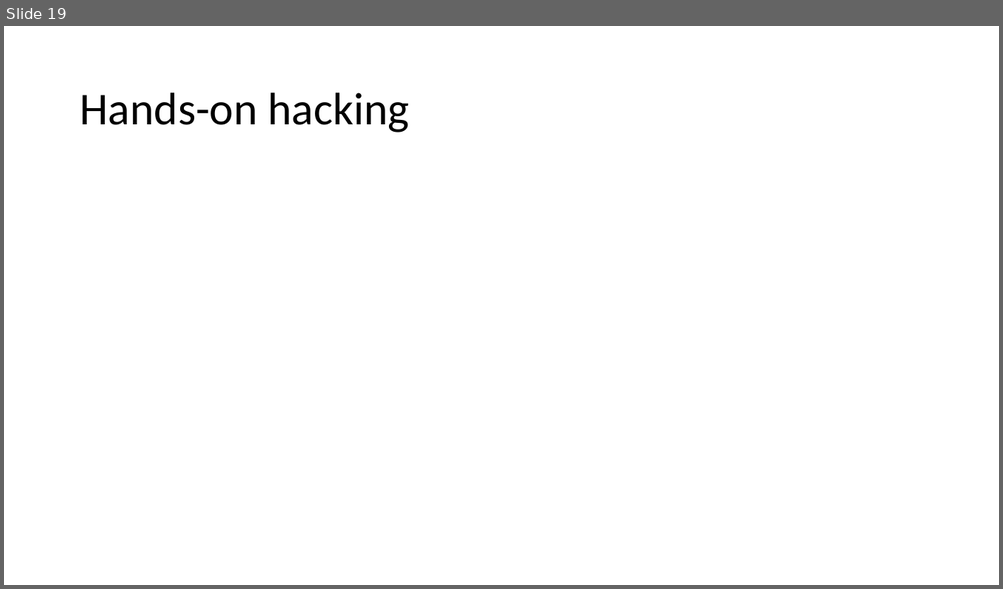
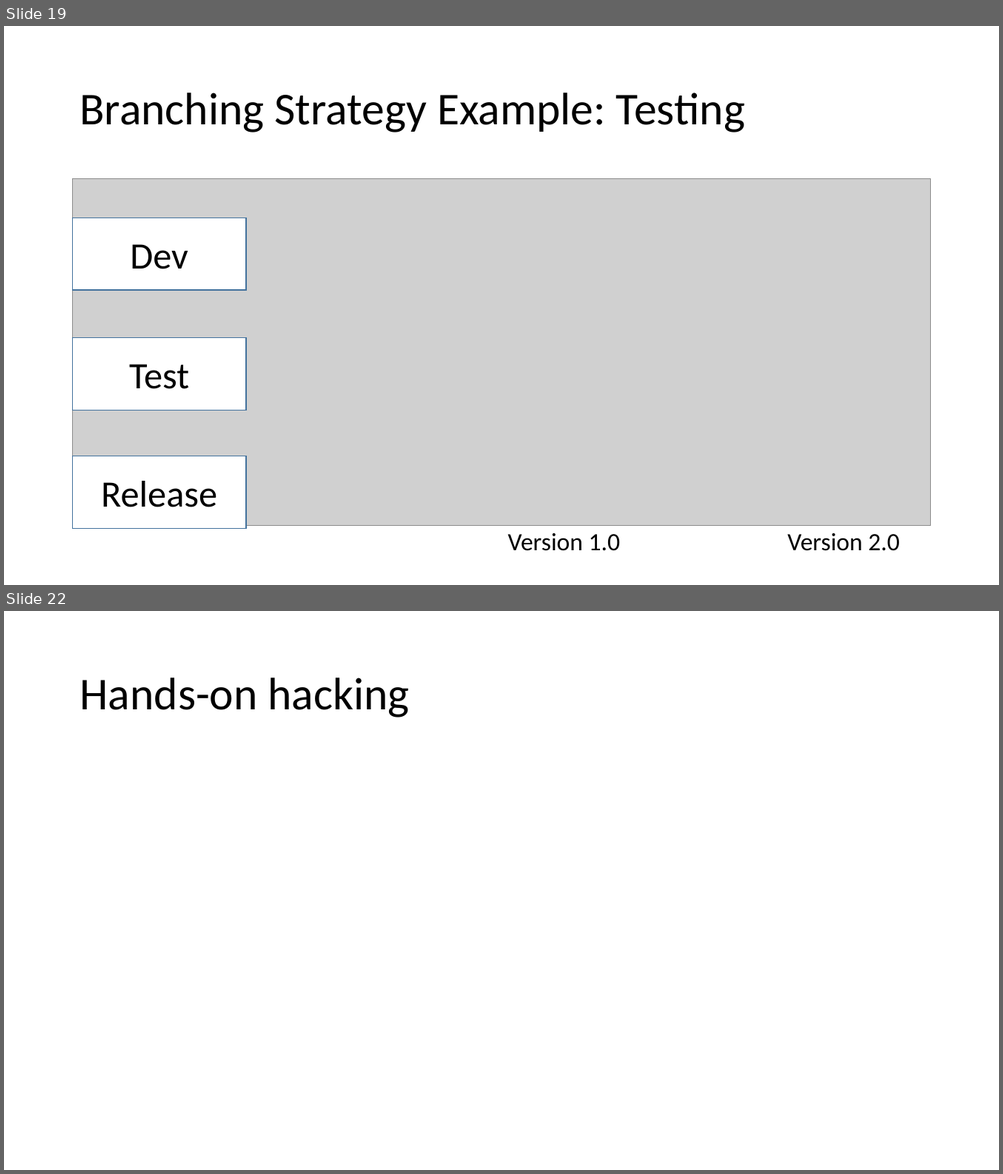
Before and after one commit to vegfetch/talk, a slide deck: cf_version_control_systems.pptx. Shown one above the other, each under a label of ours: slide 19 before the commit, slides 19 and 22 after it; the slides between them are not shown. The pictures are 1003x589 and 1003x1174 pixels, drawn with LibreOffice and Linux fonts; fonts in the diff are those of the drawing; grey boxes stand for pictures. Boxes give left, top, right and bottom in pixels: in the first picture for what was removed or moved away, otherwise in the second. Text is boxed around its words. In the diff, an @@ line names an element or a change of style, - is before the commit and + after.

```diff
--- a/cf_version_control_systems.pptx
+++ b/cf_version_control_systems.pptx
@@ slide 19 added at box(4, 26, 999, 585), background #FFFFFF @@
@@ title added at box(79, 93, 745, 133), 44 pt, text #000000 @@
+Branching Strategy Example: Testing
@@ picture added at box(73, 179, 930, 527) @@
@@ rectangle added at box(73, 218, 247, 290), fill #FFFFFF, outline #43739E 1 pt, 36 pt, text #000000 @@
+Dev
@@ rectangle added at box(73, 338, 247, 410), fill #FFFFFF, outline #43739E 1 pt, 36 pt, text #000000 @@
+Test
@@ rectangle added at box(73, 457, 247, 529), fill #FFFFFF, outline #43739E 1 pt, 36 pt, text #000000 @@
+Release
@@ text added at box(508, 534, 620, 551), 24 pt, text #000000 @@
+Version 1.0
@@ text added at box(787, 534, 899, 551), 24 pt, text #000000 @@
+Version 2.0
@@ what was slide 19 is now slide 22 @@
```
Also in this commit, not shown: 10 slides changed, 4 other slides added, 2 slides removed, 18 other files.
